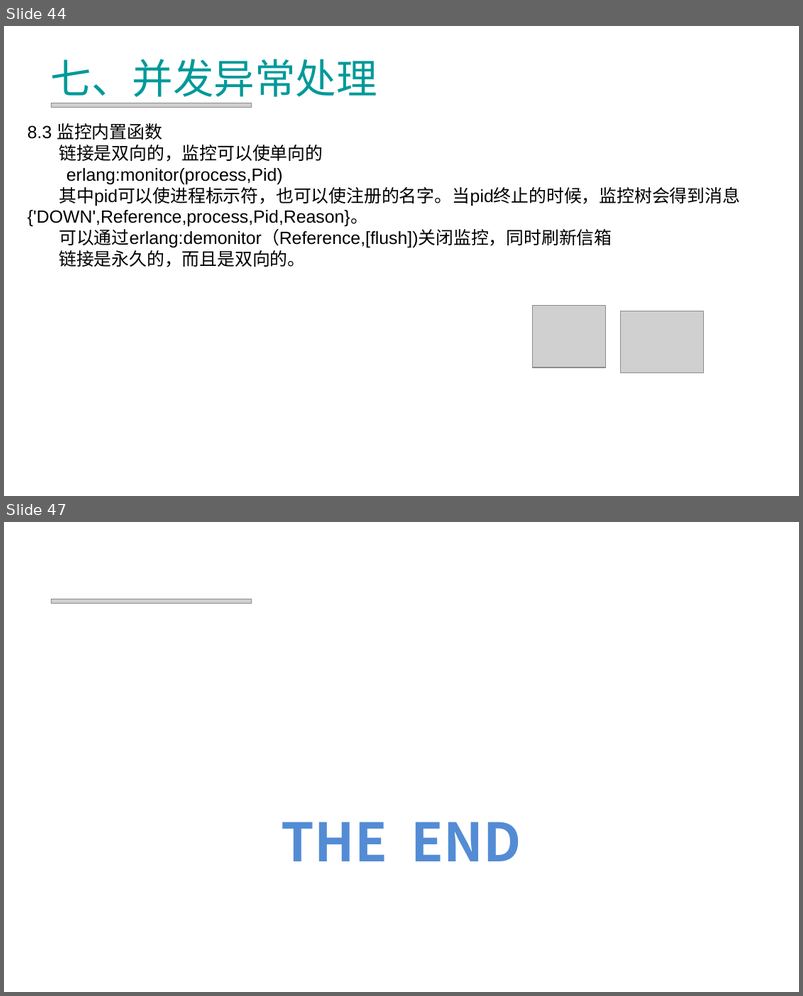
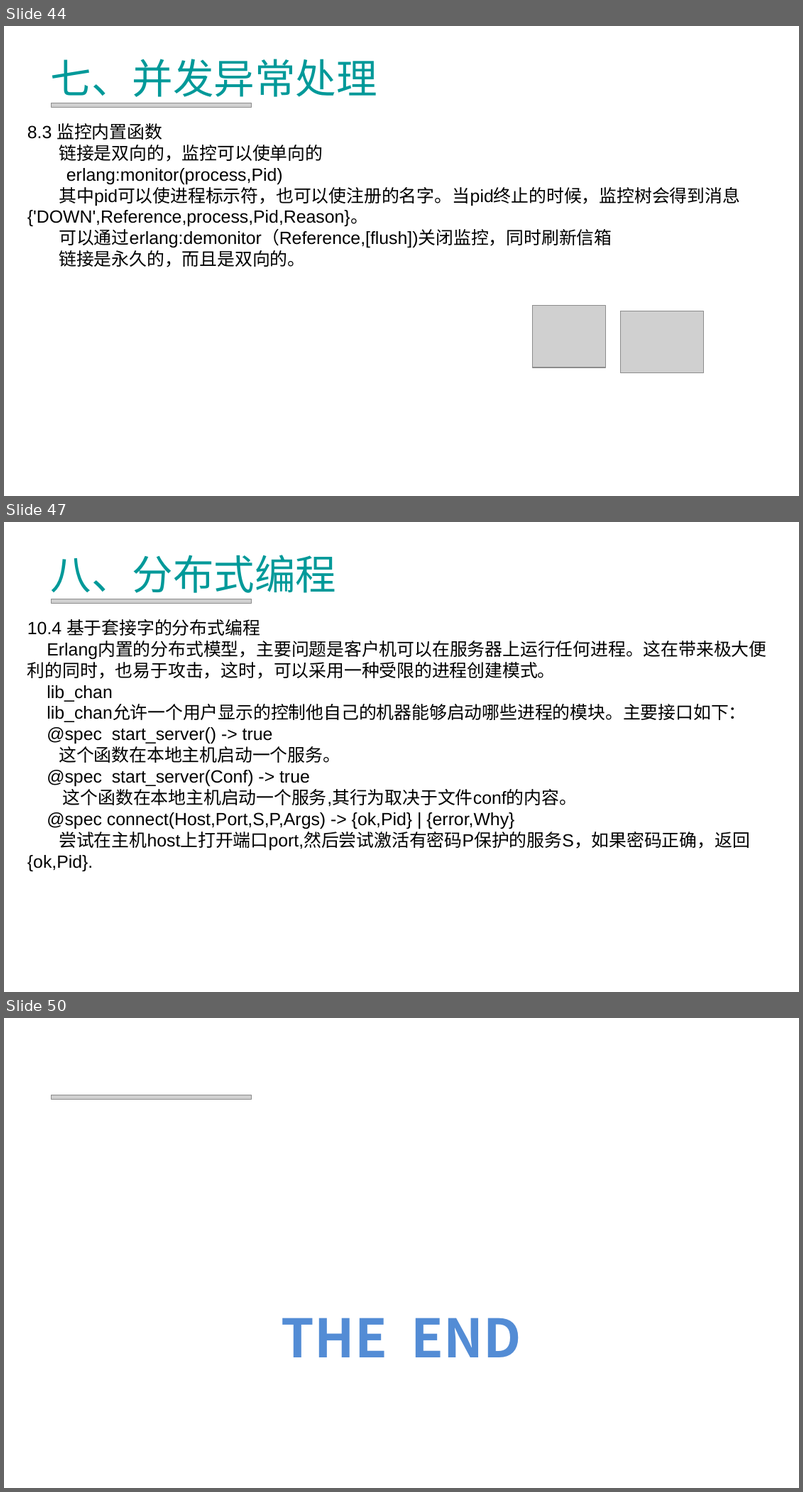
Before and after one commit to RockeyHoo/erlang, a slide deck: common/src/Erlang.ppt. Shown one above the other, each under a label of ours: slides 44 and 47 before the commit, slides 44, 47 and 50 after it; the slides between them are not shown. The pictures are 803x996 and 803x1492 pixels, drawn with LibreOffice and Linux fonts; fonts in the diff are those of the drawing; grey boxes stand for pictures; background and template pictures are left out. Boxes give left, top, right and bottom in pixels: in the first picture for what was removed or moved away, otherwise in the second. Text is boxed around its words. In the diff, an @@ line names an element or a change of style, - is before the commit and + after.

```diff
--- a/common/src/Erlang.ppt
+++ b/common/src/Erlang.ppt
@@ slide 47 added at (4,522,799,992), background picture (left out) @@
@@ title added at (51,555,336,600), 37 pt, text #009999 @@
+八、分布式编程
@@ picture added at (51,599,251,603) @@
@@ text added at (27,619,767,872), 16 pt, text #000000 @@
+10.4 基于套接字的分布式编程
+Erlang内置的分布式模型，主要问题是客户机可以在服务器上运行任何进程。这在带来极大便利的同时，也易于攻击，这时，可以采用一种受限的进程创建模式。
+lib_chan
+lib_chan允许一个用户显示的控制他自己的机器能够启动哪些进程的模块。主要接口如下：
+@spec start_server() -> true
+这个函数在本地主机启动一个服务。
+@spec start_server(Conf) -> true
+这个函数在本地主机启动一个服务,其行为取决于文件conf的内容。
+@spec connect(Host,Port,S,P,Args) -> {ok,Pid} | {error,Why}
+尝试在主机host上打开端口port,然后尝试激活有密码P保护的服务S，如果密码正确，返回{ok,Pid}.
@@ what was slide 47 is now slide 50 @@
```
Also in this commit, not shown: 1 slide changed, 3 other slides added, 1 slide removed.
